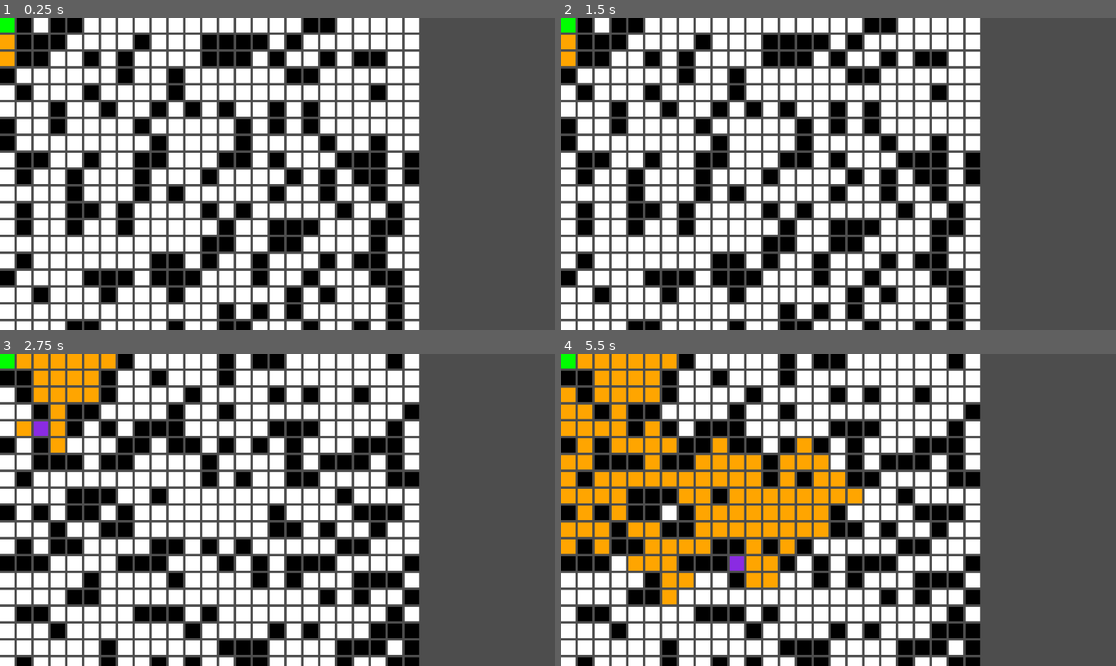
Above: before the commit, frames 1-4 (two rows, left to right).
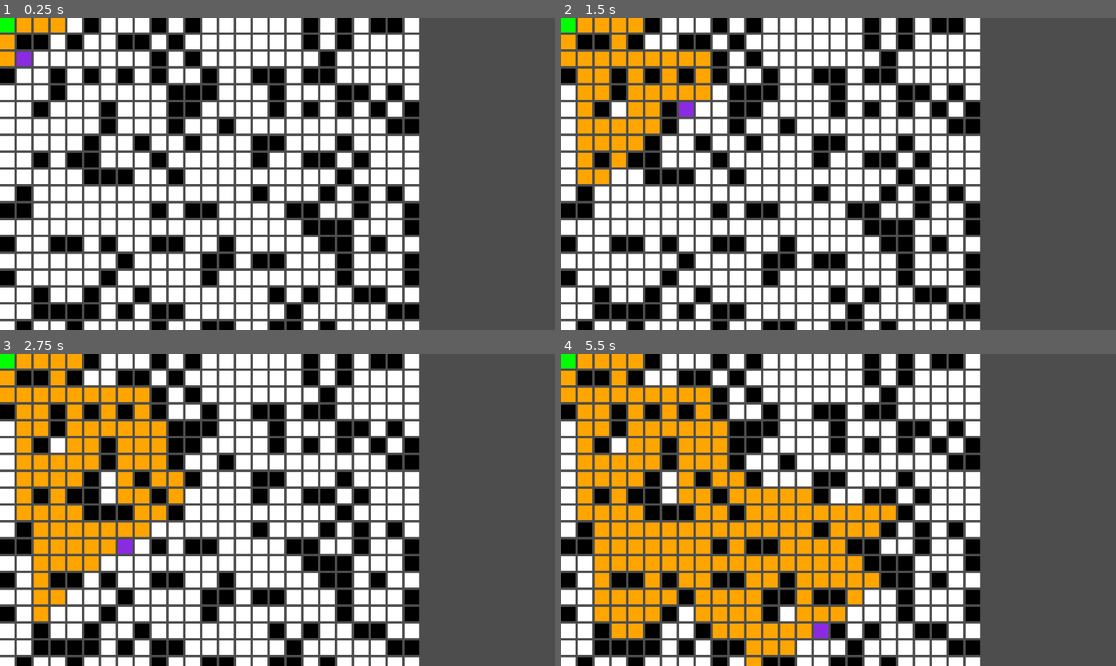
Above: after the commit, the same moments.

Repository: h3nse/SOP-path-finding
Game: Godot game, scene res://main.tscn
Same seed, same stepped clock (60 frames per second), same inputs: the game is played once before the commit and once after it.
Inputs:
- Up to frame 1 (0.25 s): no input
- Up to frame 2 (1.5 s): no input
- Up to frame 3 (2.75 s): no input
- Up to frame 4 (5.5 s): no input

The runs differ from the first frame. In frame 1, 26% of the frame differs, in the area x 0-76%, y 0-100%; in frame 2, 30%; in frame 3, 32%; in frame 4, 34%.

Commit message:
Add seperate script for helper functions

Diff:
--- a/Astar.gd
+++ b/Astar.gd
@@ -1,4 +1,4 @@
-extends Node2D
+extends PathFinding
 
 @export var tickSpeed = 0.02
 @export var rerunDelay = 2
@@ -22,31 +22,15 @@
 func _ready():
 	destination = destination - Vector2(1,1)
 
-	create_grid()
+	create_grid(grid, grid_dimensions, _node)
 	srcNode = grid[source.x][source.y]
 	destNode = grid[destination.x][destination.y]
 	srcNode.isSrc = true
 	destNode.isDest = true
 	astar()
 
-func create_grid():
-	for i in range(grid_dimensions.x):
-		grid.append([])
-		for j in range(grid_dimensions.y):
-			var node = _node.instantiate()
-			node.init(i,j)
-			grid[i].append(node)
-			add_child(node)
-
-func add_obstacles():
-	for i in grid:
-		for j in i:
-			j.reset()
-			if randi_range(0, 100) < obstacle_ratio:
-				j.isObstacle = true
-
 func astar():
-	add_obstacles()
+	populate_grid(grid, obstacle_ratio)
 	srcNode.g = 0
 	srcNode.h = 0
 	srcNode.f = 0
@@ -64,8 +48,7 @@
 	openList.remove_at(openList.find(currentNode))
 	currentNode.isCurrent = true
 
-	var neighbours = get_neighbours()
-	for neighbour in neighbours:
+	for neighbour in get_neighbours(grid, grid_dimensions, currentNode, allowDiagonals):
 		if neighbour.isClosed or neighbour.isObstacle:
 			continue
 
@@ -107,25 +90,9 @@
 			lowestIndex = i
 	return openList[lowestIndex]
 
-func get_neighbours():
-	var neighbours = []
-	var localOffsets = [[1,0], [-1,0], [0,1], [0,-1]]
-	if allowDiagonals:
-		localOffsets = [[1,0], [-1,0], [0,1], [0,-1], [1,1], [-1,1], [-1,-1], [1,-1]]
-	for i in range(localOffsets.size()):
-		var coords = [currentNode.x + localOffsets[i][0],currentNode.y + localOffsets[i][1]]
-		if  0 <= coords[0] and coords[0] <= grid_dimensions.x - 1 and 0 <= coords[1] and coords[1] <= grid_dimensions.y - 1:
-			neighbours.append(grid[coords[0]][coords[1]])
-	return neighbours
-
 func calculateH(node):
 	return abs(node.x - destNode.x) + abs(node.y - destNode.y)
 
 func found_destination():
 	trace_path(currentNode)
 	$Rerun.start(rerunDelay)
-
-func trace_path(node):
-	while not node.parent == null:
-		node.modulate = Color.BLUE
-		node = node.parent
--- a/Bfs.gd
+++ b/Bfs.gd
@@ -1,4 +1,4 @@
-extends Node2D
+extends PathFinding
 
 @export var tickSpeed = 0.02
 @export var rerunDelay = 2
@@ -22,31 +22,15 @@
 func _ready():
 	destination = destination - Vector2(1,1)
 
-	create_grid()
+	create_grid(grid, grid_dimensions, _node)
 	srcNode = grid[source.x][source.y]
 	destNode = grid[destination.x][destination.y]
 	srcNode.isSrc = true
 	destNode.isDest = true
 	bfs()
 
-func create_grid():
-	for i in range(grid_dimensions.x):
-		grid.append([])
-		for j in range(grid_dimensions.y):
-			var node = _node.instantiate()
-			node.init(i,j)
-			grid[i].append(node)
-			add_child(node)
-
-func populate_grid():
-	for i in grid:
-		for j in i:
-			j.reset()
-			if randi_range(0, 100) < obstacle_ratio:
-				j.isObstacle = true
-
 func bfs():
-	populate_grid()
+	populate_grid(grid, obstacle_ratio)
 	srcNode.g = 0
 	queue = []
 	queue.append(srcNode)
@@ -68,7 +52,7 @@
 	currentNode = queue.pop_front()
 	currentNode.isCurrent = true
 
-	for neighbour in get_neighbours():
+	for neighbour in get_neighbours(grid, grid_dimensions, currentNode, allowDiagonals):
 		if neighbour.isClosed or neighbour.isObstacle:
 			continue
 
@@ -87,21 +71,5 @@
 	trace_path(currentNode)
 	$Rerun.start(rerunDelay)
 
-func trace_path(node):
-	while not node.parent == null:
-		node.modulate = Color.BLUE
-		node = node.parent
-
 func _on_rerun_timeout():
 	bfs()
-
-func get_neighbours():
-	var neighbours = []
-	var localOffsets = [[1,0], [-1,0], [0,1], [0,-1]]
-	if allowDiagonals:
-		localOffsets = [[1,0], [-1,0], [0,1], [0,-1], [1,1], [-1,1], [-1,-1], [1,-1]]
-	for i in range(localOffsets.size()):
-		var coords = [currentNode.x + localOffsets[i][0],currentNode.y + localOffsets[i][1]]
-		if  0 <= coords[0] and coords[0] <= grid_dimensions.x - 1 and 0 <= coords[1] and coords[1] <= grid_dimensions.y - 1:
-			neighbours.append(grid[coords[0]][coords[1]])
-	return neighbours
--- /dev/null
+++ b/helperFunctions.gd
@@ -0,0 +1,33 @@
+class_name PathFinding extends Node2D
+
+func create_grid(grid, grid_dimensions, _node):
+	for i in range(grid_dimensions.x):
+		grid.append([])
+		for j in range(grid_dimensions.y):
+			var node = _node.instantiate()
+			node.init(i,j)
+			grid[i].append(node)
+			add_child(node)
+
+func populate_grid(grid, obstacle_ratio):
+	for i in grid:
+		for j in i:
+			j.reset()
+			if randi_range(0, 100) < obstacle_ratio:
+				j.isObstacle = true
+
+func get_neighbours(grid, grid_dimensions, currentNode, allowDiagonals):
+	var neighbours = []
+	var localOffsets = [[1,0], [-1,0], [0,1], [0,-1]]
+	if allowDiagonals:
+		localOffsets = [[1,0], [-1,0], [0,1], [0,-1], [1,1], [-1,1], [-1,-1], [1,-1]]
+	for i in range(localOffsets.size()):
+		var coords = [currentNode.x + localOffsets[i][0],currentNode.y + localOffsets[i][1]]
+		if  0 <= coords[0] and coords[0] <= grid_dimensions.x - 1 and 0 <= coords[1] and coords[1] <= grid_dimensions.y - 1:
+			neighbours.append(grid[coords[0]][coords[1]])
+	return neighbours
+
+func trace_path(node):
+	while not node.parent == null:
+		node.modulate = Color.BLUE
+		node = node.parent
--- a/main.tscn
+++ b/main.tscn
@@ -4,4 +4,3 @@
 
 [node name="Main" type="Node2D"]
 script = ExtResource("1_r5v3v")
-algorithm = 1
